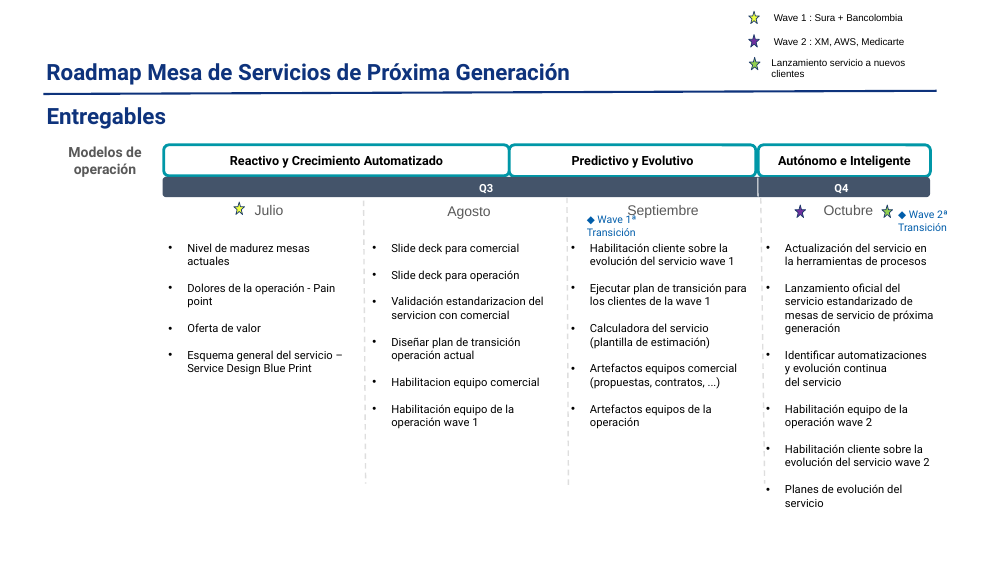
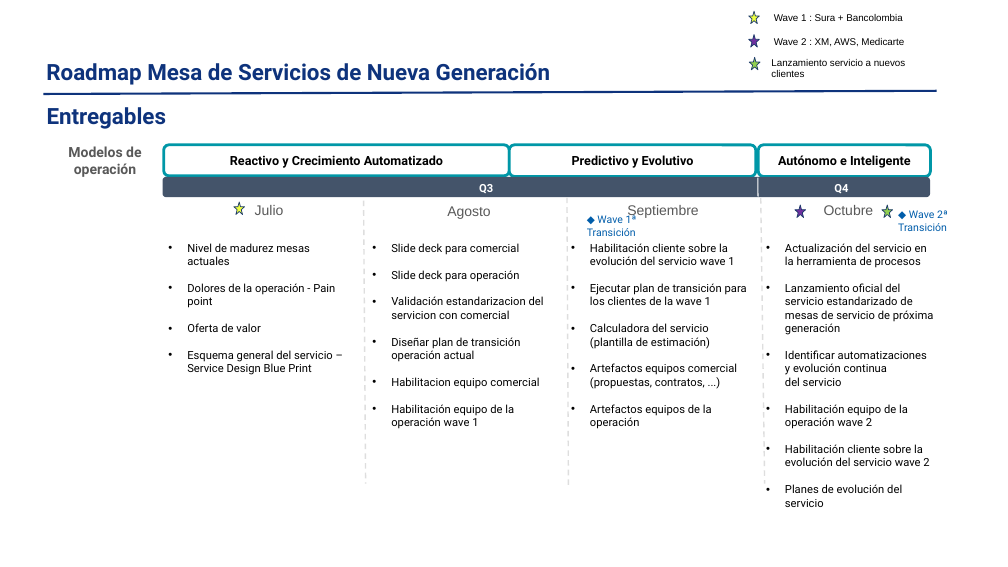
Before and after one commit to nataliazarthapersonalsoft/mesadeservicio-modernizacionaplicaciones, a slide deck: slide 10 of 04-planning/roadmaps/Mesa de Servicio Roadmap Julio.pptx (slide 13 before the commit). Drawn at 1008x567 pixels with LibreOffice and Linux fonts; fonts in the diff are those of the drawing; background and template pictures are left out. Boxes give left, top, right and bottom in pixels: in the first picture for what was removed or moved away, otherwise in the second. Text is boxed around its words. In the diff, an @@ line names an element or a change of style, - is before the commit and + after.

```diff
--- a/04-planning/roadmaps/Mesa de Servicio Roadmap Julio.pptx
+++ b/04-planning/roadmaps/Mesa de Servicio Roadmap Julio.pptx
@@ title at [46,63,550,85]: text changed @@
-Roadmap Mesa de Servicios de Próxima Generación
+Roadmap Mesa de Servicios de Nueva Generación
@@ text at [785,243,927,268]: text changed @@
-• Actualización del servicio en la herramientas de procesos
+• Actualización del servicio en la herramienta de procesos
```
Also in this commit, not shown: 3 other slides changed, 4 slides added, 7 slides removed.
